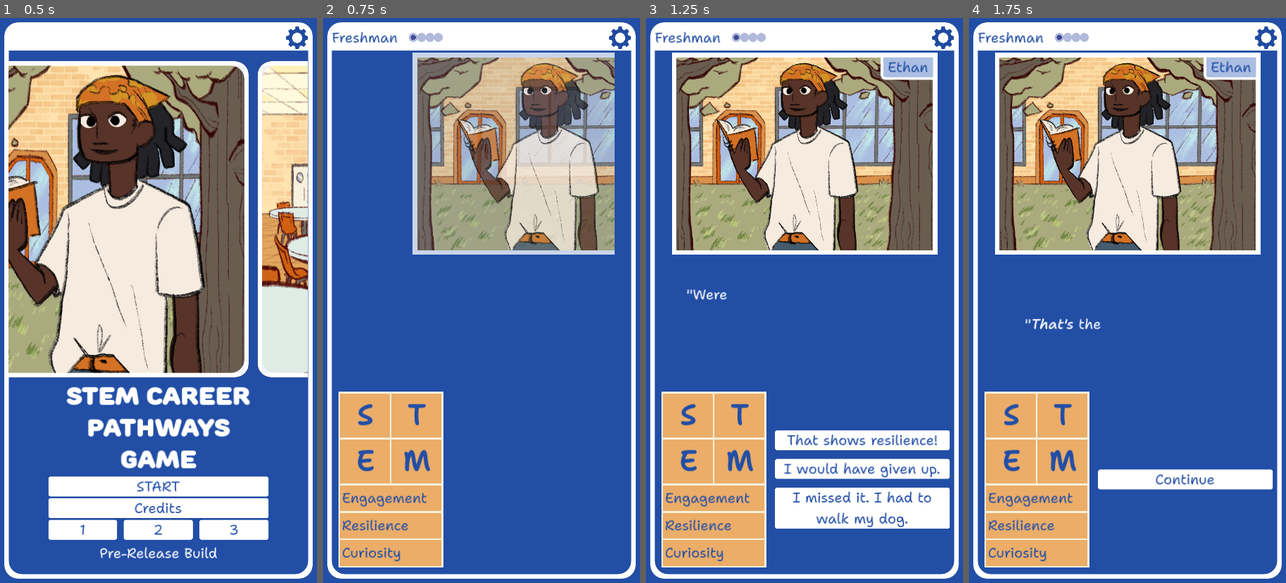
Above: before the commit, frames 1-4 (left to right).
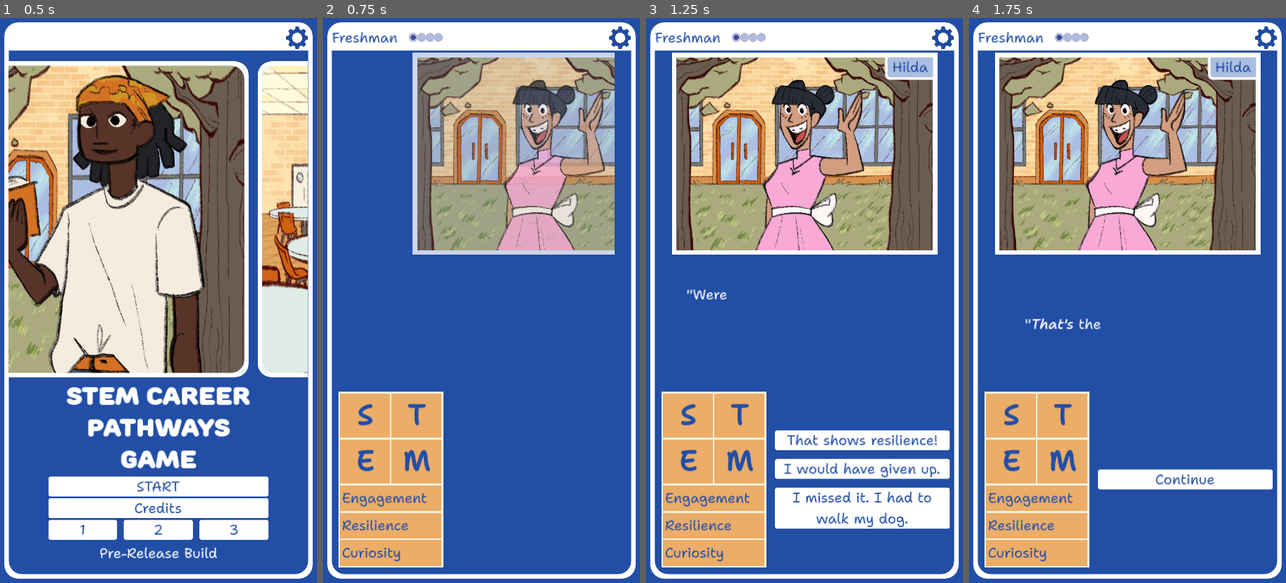
Above: after the commit, the same moments.

Repository: stem-career-paths/game
Game: Godot game, scene res://ui/screen.tscn
The game is run twice, just before and just after one commit, with the same random seed, the same clock (stepped at 60 frames per second) and the same inputs. The engine's default icon, where the game draws it, is replaced by a stand-in: a white triangle on a blue panel in a dark square.
Inputs (mouse positions are in pixels of both pictures, inside the frame that each line leads up to):
- Up to frame 1 (0.5 s): no input
- Up to frame 2 (0.75 s): click (481, 486) at 0.52 s
- Up to frame 3 (1.25 s): no input
- Up to frame 4 (1.75 s): click (1184, 441) at 1.27 s

Frame 1 is identical in both runs. In frame 2, 8.9% of the frame differs, in the area x 42-90%, y 7-42%; in frame 3, 9.3%, in the area x 22-89%, y 6-42%; in frame 4, 9.3%.

Commit message:
Asign npcs to every story

Diff:
--- a/project/story/starting_stories/big_vs_small.gd
+++ b/project/story/starting_stories/big_vs_small.gd
@@ -1,6 +1,8 @@
 extends SimpleStory
 
 var text := '"I\'ve been thinking about college. Do you think it\'s better for me to go a [i]big[/i] school or [i]small[/i] school?"'
+
+var npc_name := "Mary"
 
 var years := Year.not_year(Year.Name.FRESHMAN)
 
--- a/project/story/starting_stories/engagement.gd
+++ b/project/story/starting_stories/engagement.gd
@@ -1,6 +1,8 @@
 extends SimpleStory
 
 var text := '"Can I tell you something? I feel like I have a hard time making friends."'
+
+var npc_name := "Steven"
 
 var options := {
 	"Try being more engaged!":
--- a/project/story/starting_stories/good_teacher.gd
+++ b/project/story/starting_stories/good_teacher.gd
@@ -1,6 +1,8 @@
 extends SimpleStory
 
 var text := '"I love my science teacher. She\'s so smart! And fun!"'
+
+var npc_name := "Hilda"
 
 var options := {
 	"You should eventually be a teacher": {
--- a/project/story/starting_stories/liberal_arts.gd
+++ b/project/story/starting_stories/liberal_arts.gd
@@ -1,6 +1,6 @@
 extends SimpleStory
 
-var npc_name := "Ethan"
+var npc_name := "Steven"
 
 var text := [
 	'"I\'ve been looking at some colleges with my parents."',
--- a/project/story/starting_stories/resilience.gd
+++ b/project/story/starting_stories/resilience.gd
@@ -1,6 +1,8 @@
 extends SimpleStory
 
 var text := '"Were you at the soccer game last night? Did you see how the goalie [b]didn\'t[/b] give up even when things got [b]really[/b] hard?"'
+
+var npc_name := "Hilda"
 
 var options := {
 	"That shows resilience!": {
--- a/project/story/starting_stories/scouts.gd
+++ b/project/story/starting_stories/scouts.gd
@@ -3,6 +3,8 @@
 var text := '"Sometimes I feel so cooped up in here. I can\'t [i]wait[/i] to go camping this weekend with the scouts."'
 
 var location := "classroom"
+
+var npc_name := "Hilda"
 
 var options := {
 	"I love being outside": {
--- a/project/story/starting_stories/skip_math.gd
+++ b/project/story/starting_stories/skip_math.gd
@@ -1,6 +1,8 @@
 extends SimpleStory
 
 var text := '"I have enough math to graduate. I think I\'ll just skip taking it next semester."'
+
+var npc_name := "Ethan"
 
 var options := {
 	"You can\'t know too much!": {
